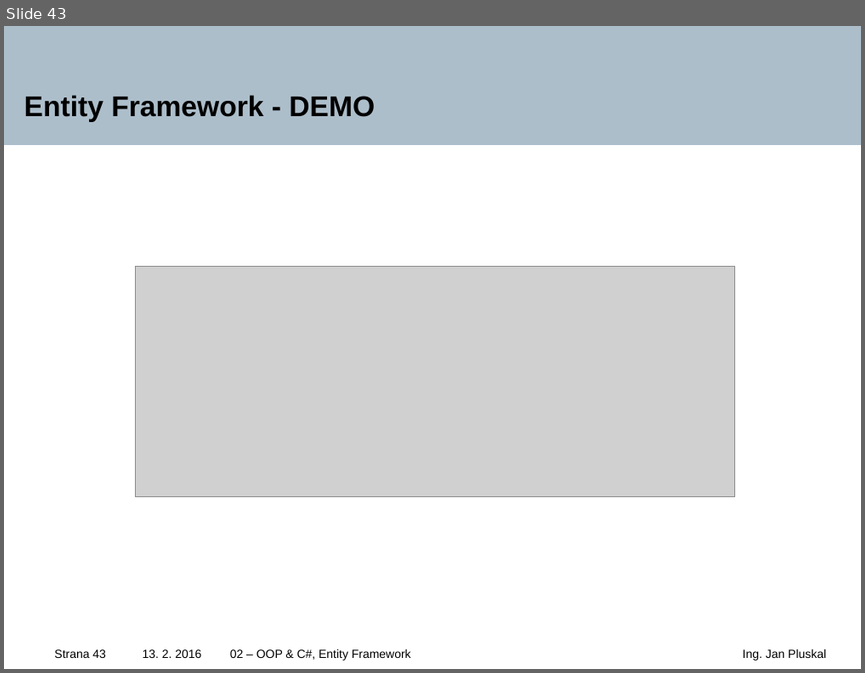
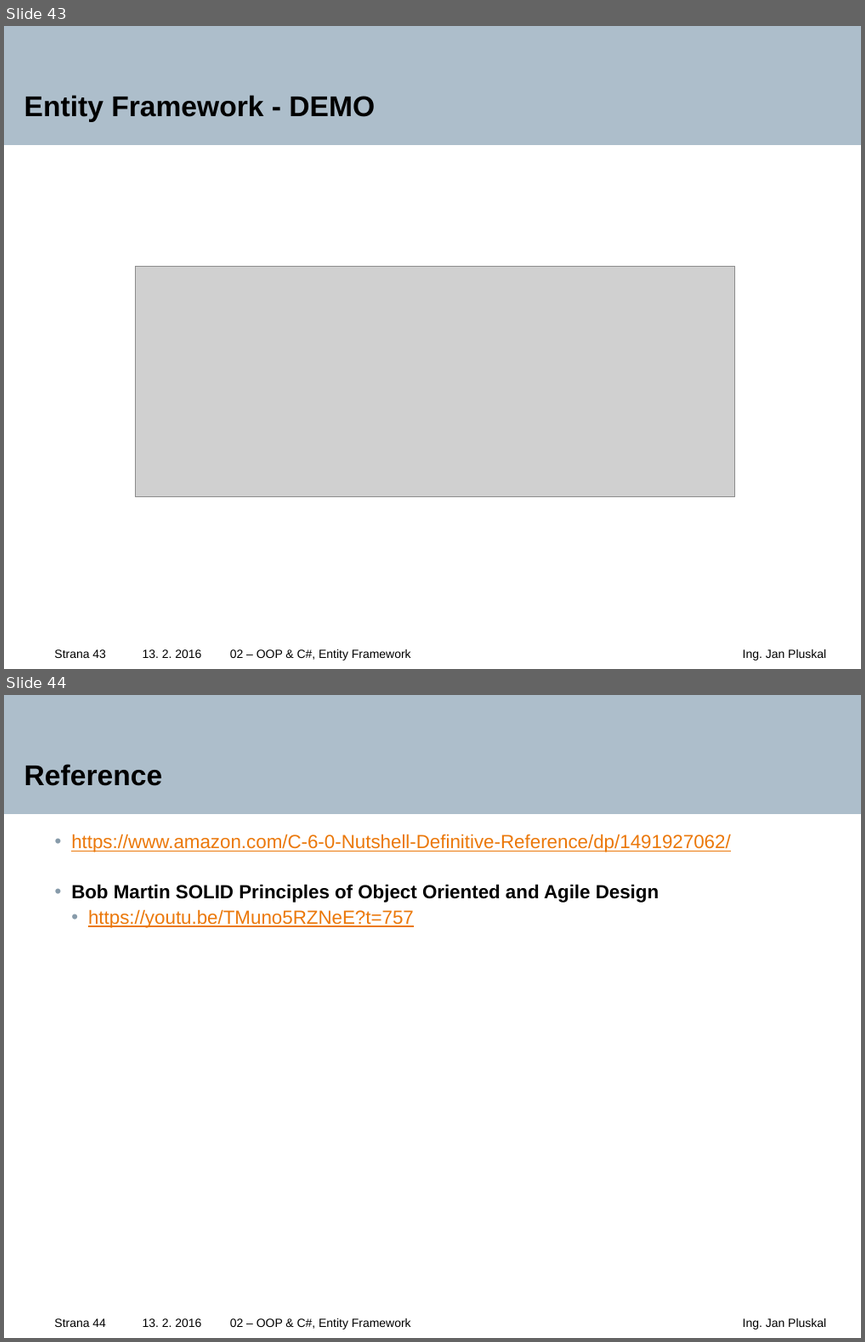
Before and after one commit to tajpo/fitiw5, a slide deck: Lectures/IW5-02-OOP_EF.pptx. Shown one above the other, each under a label of ours: slide 43 before the commit, slides 43 and 44 after it. The pictures are 865x673 and 865x1342 pixels, drawn with LibreOffice and Linux fonts; fonts in the diff are those of the drawing; grey boxes stand for pictures; background and template pictures are left out. Boxes give left, top, right and bottom in pixels: in the first picture for what was removed or moved away, otherwise in the second. Text is boxed around its words. In the diff, an @@ line names an element or a change of style, - is before the commit and + after.

Commit message:
Add references

```diff
--- a/Lectures/IW5-02-OOP_EF.pptx
+++ b/Lectures/IW5-02-OOP_EF.pptx
@@ slide 44 added at box(4, 695, 861, 1338), background #FFFFFF; not listed: 5 template elements that a slide beside it also shows @@
@@ title added at box(24, 764, 162, 786), 24 pt, text #000000, bold @@
+Reference
@@ text added at box(71, 834, 731, 928), 16 pt, text #EB780A, underline @@
+  • https://www.amazon.com/C-6-0-Nutshell-Definitive-Reference/dp/1491927062/
+  • Bob Martin SOLID Principles of Object Oriented and Agile Design
+    • https://youtu.be/TMuno5RZNeE?t=757
```
Also in this commit, not shown: 1 slide changed, 4 other files.
